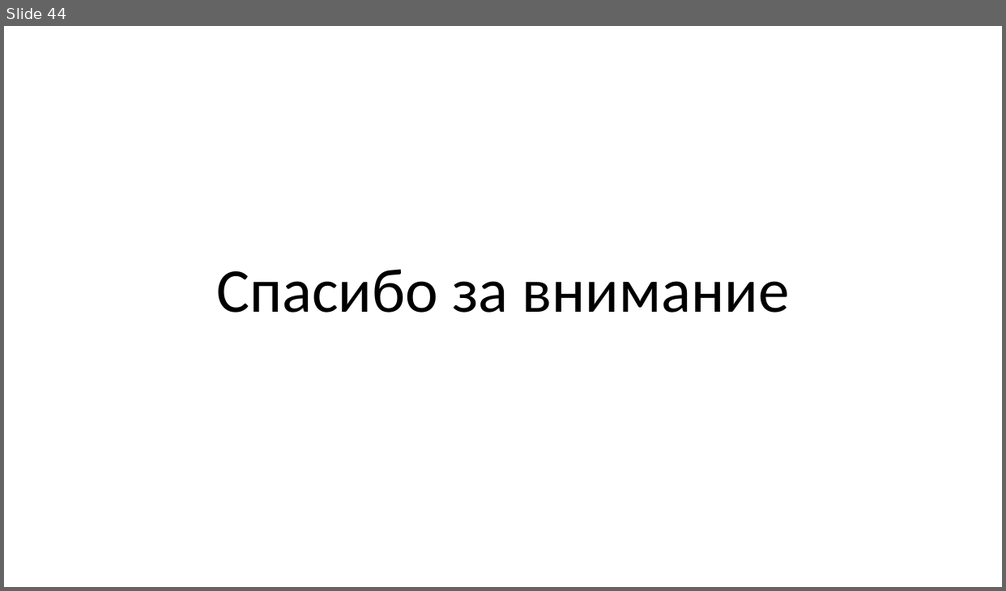
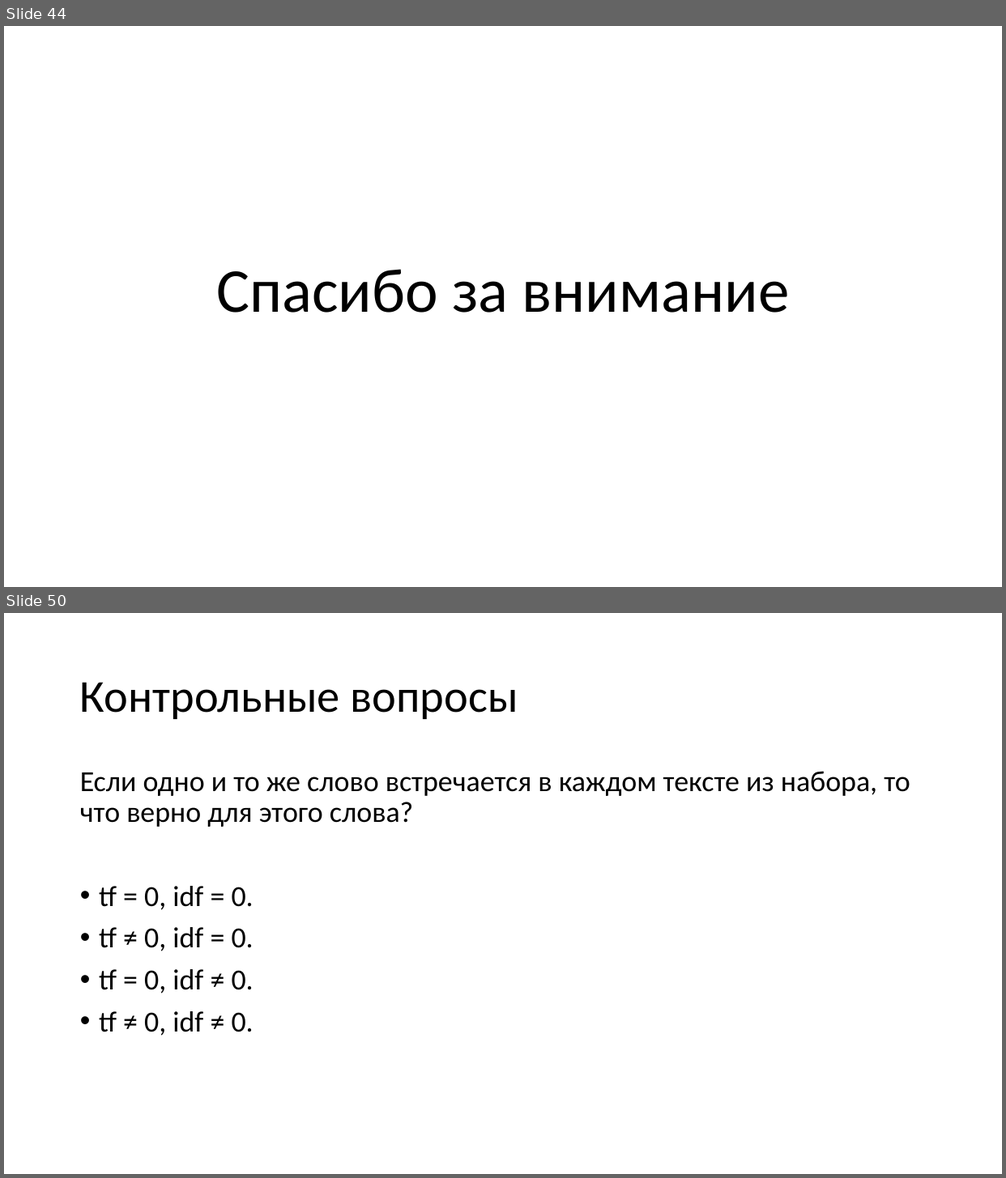
Before and after one commit to mosalov/AI_main_lectures, a slide deck: Лекция 11 07_04_2021.pptx. Shown one above the other, each under a label of ours: slide 44 before the commit, slides 44 and 50 after it; the slides between them are not shown. The pictures are 1006x591 and 1006x1178 pixels, drawn with LibreOffice and Linux fonts; fonts in the diff are those of the drawing. Boxes give left, top, right and bottom in pixels: in the first picture for what was removed or moved away, otherwise in the second. Text is boxed around its words. In the diff, an @@ line names an element or a change of style, - is before the commit and + after.

Commit message:
Добавлены вопросы к лекциям №№11 и 13.

```diff
--- a/Лекция 11 07_04_2021.pptx
+++ b/Лекция 11 07_04_2021.pptx
@@ slide 50 added at [4,613,1002,1174], background #FFFFFF @@
@@ title added at [80,682,518,719], 44 pt, text #000000 @@
+Контрольные вопросы
@@ text added at [80,771,910,1036], 28 pt, text #000000 @@
+Если одно и то же слово встречается в каждом тексте из набора, то что верно для этого слова?
+• tf = 0, idf = 0.
+• tf ≠ 0, idf = 0.
+• tf = 0, idf ≠ 0.
+• tf ≠ 0, idf ≠ 0.
```
Also in this commit, not shown: 1 slide changed, 5 other slides added, 3 other files.
